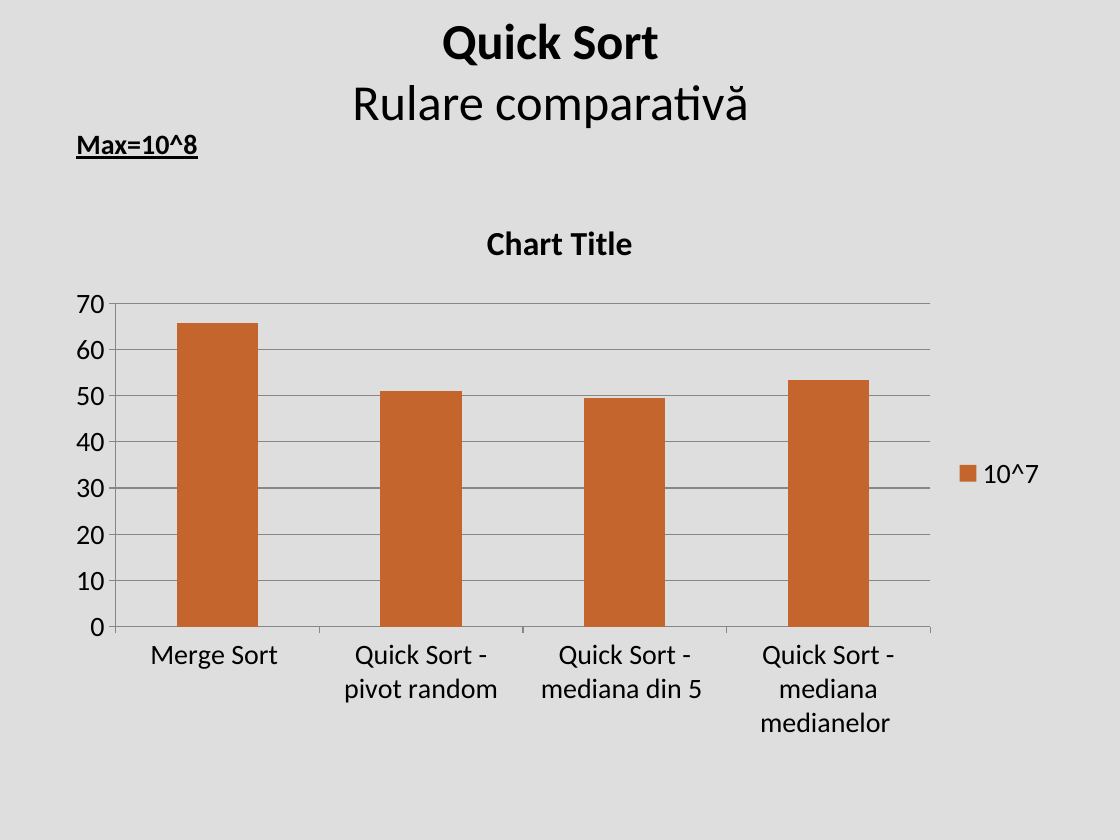
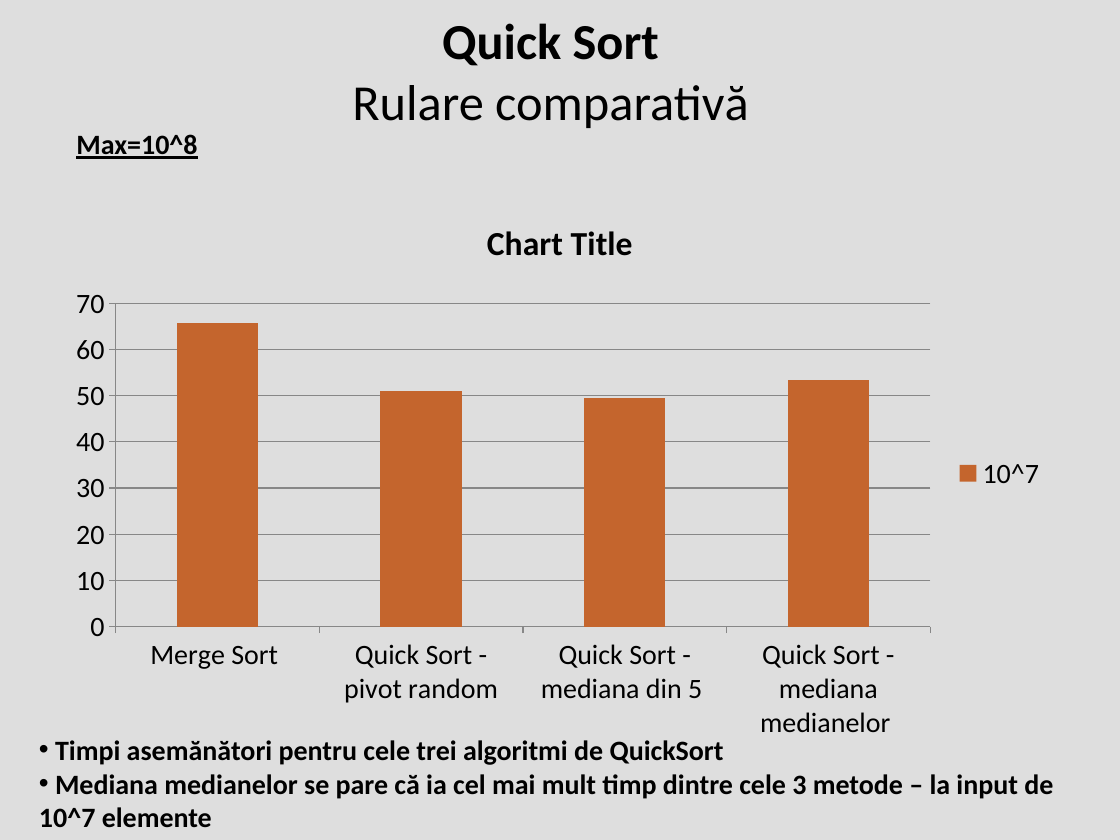
Before and after one commit to iuliali/sorting-algo-project, a slide deck: slide 18 of Analiză comparativă sortări.pptx. Drawn at 1120x840 pixels with LibreOffice and Linux fonts; fonts in the diff are those of the drawing. Boxes give left, top, right and bottom in pixels: in the first picture for what was removed or moved away, otherwise in the second. Text is boxed around its words. In the diff, an @@ line names an element or a change of style, - is before the commit and + after.

Commit message:
added little details to last charts

```diff
--- a/Analiză comparativă sortări.pptx
+++ b/Analiză comparativă sortări.pptx
@@ text added at (39,740,1053,828), 18 pt, text #000000, bold @@
+• Timpi asemănători pentru cele trei algoritmi de QuickSort
+• Mediana medianelor se pare că ia cel mai mult timp dintre cele 3 metode – la input de 10^7 elemente
```
